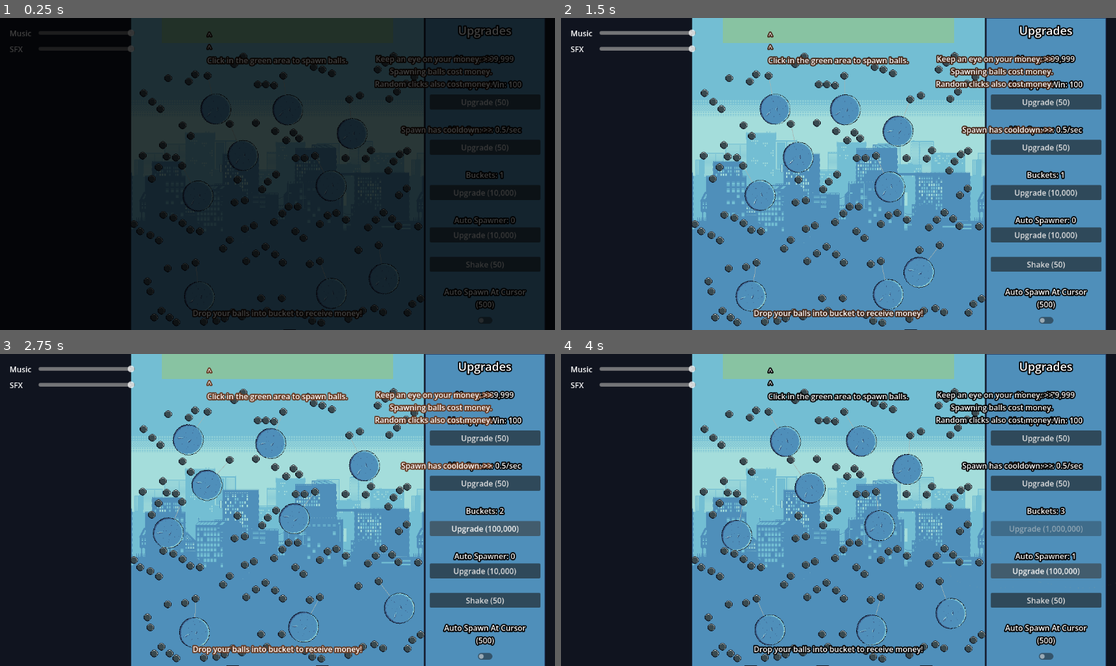
Above: before the commit, frames 1-4 (two rows, left to right).
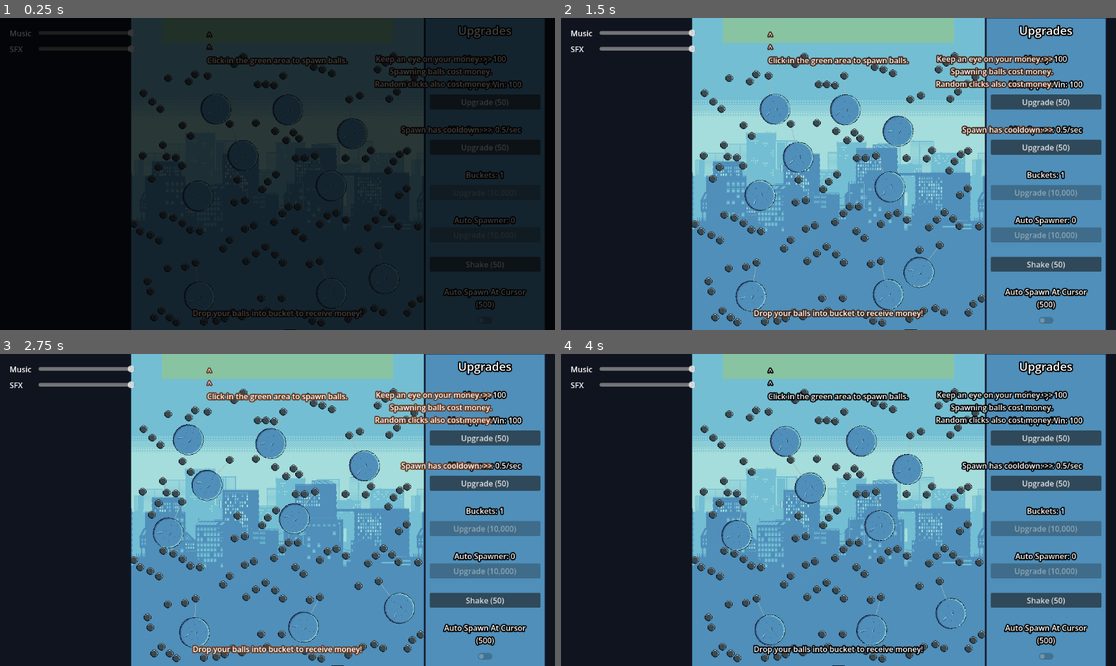
Above: after the commit, the same moments.

Repository: Purinut12/SoloJam2026
Game: Godot game, scene res://Scenes/main_game_scene.tscn
Two runs of this game, one before a commit and one after it. Both use one fixed random seed, a clock stepped at 60 frames per second and the inputs below.
Inputs (mouse positions are in pixels of both pictures, inside the frame that each line leads up to):
- Up to frame 1 (0.25 s): no input
- Up to frame 2 (1.5 s): click "Upgrade (50)" at 0.5 s; click "Upgrade (50)" at 1.25 s
- Up to frame 3 (2.75 s): click (482, 528) at 2 s, where only the run before the commit has a clickable "Upgrade (10,000)"
- Up to frame 4 (4 s): click (1043, 528) at 2.75 s, where only the run before the commit has a clickable "Upgrade (100,000)"; click (1043, 569) at 3.5 s, where only the run before the commit has a clickable "Upgrade (10,000)"

The runs differ from the first frame. In frame 1, less than 0.1% of the frame differs, in the area x 82-93%, y 11-15%; in frame 2, 2.1%, in the area x 77-98%, y 11-98%; in frame 3, 2.1%; in frame 4, 1.3%.

Commit message:
fix: fix wrong starting money

Diff:
--- a/Scripts/stats.gd
+++ b/Scripts/stats.gd
@@ -1,7 +1,7 @@
 extends Node
 class_name GameStats
 
-@export var money: int = 999999
+@export var money: int = 100
 @export var spawn_cost: int = 0
 @export var click_cost: int = 0
 @export var toggle_cost: int = 500
Not shown, changed: Build/Pachinkle 1.3.zip
